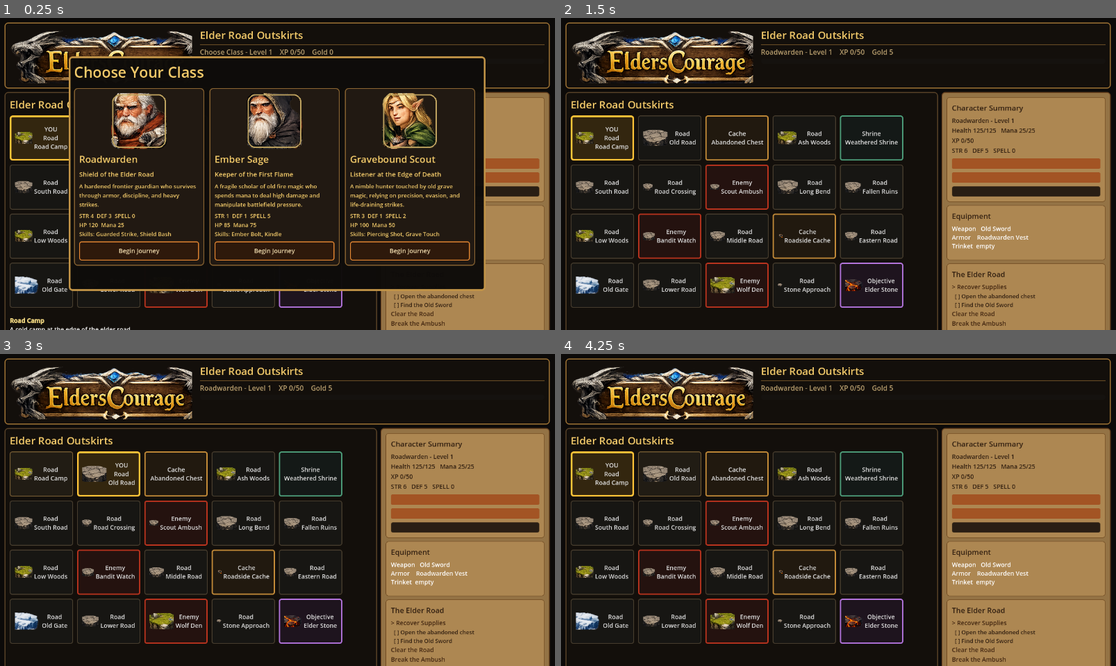
Above: before the commit, frames 1-4 (two rows, left to right).
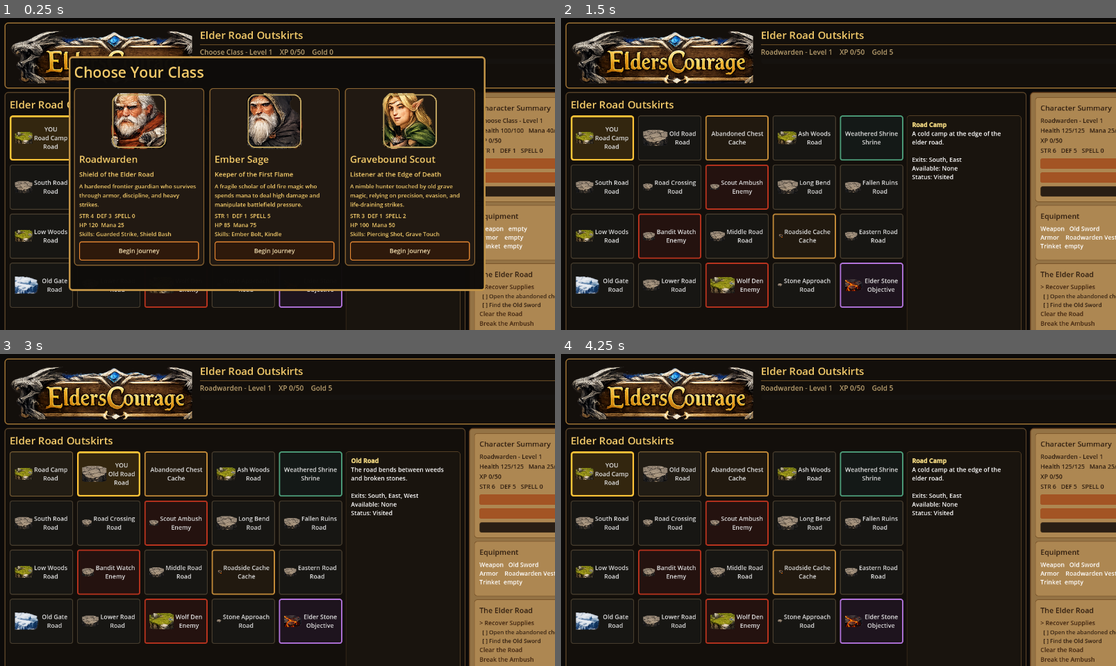
Above: after the commit, the same moments.

Repository: dshills/EldersCourage
Game: Godot game, scene res://scenes/phase3/ElderRoadOutskirts.tscn
The game is run twice, just before and just after one commit, with the same random seed, the same clock (stepped at 60 frames per second) and the same inputs.
Inputs (mouse positions are in pixels of both pictures, inside the frame that each line leads up to):
- Up to frame 1 (0.25 s): no input
- Up to frame 2 (1.5 s): click "Begin Journey" at 0.5 s; click (599, 136) at 1.25 s, where only the run before the commit has a clickable "YOU Road Road Camp"
- Up to frame 3 (3 s): click (38, 472) at 2 s, where only the run after the commit has a clickable "YOU Road Camp Road"; click (111, 472) at 2.75 s, where only the run before the commit has a clickable "Road Old Road"
- Up to frame 4 (4.25 s): click (599, 472) at 3.5 s, where only the run before the commit has a clickable "Road Road Camp"

The runs differ from the first frame. In frame 1, 5.4% of the frame differs, in the area x 1-100%, y 1-100%; in frame 2, 18%; in frame 3, 18%; in frame 4, 18%, in the area x 6-100%, y 1-100%.

Commit message:
Improve phase 7 map details

Diff:
--- a/game/scripts/phase3/elder_road_outskirts.gd
+++ b/game/scripts/phase3/elder_road_outskirts.gd
@@ -173,19 +173,30 @@
 	var title := _gold_label("Elder Road Outskirts")
 	title.add_theme_font_size_override("font_size", 24)
 	box.add_child(title)
+	var content := HBoxContainer.new()
+	content.size_flags_horizontal = Control.SIZE_EXPAND_FILL
+	content.size_flags_vertical = Control.SIZE_EXPAND_FILL
+	content.add_theme_constant_override("separation", UITheme.SECTION_GAP)
+	box.add_child(content)
 	map_grid = GridContainer.new()
 	map_grid.columns = 5
 	map_grid.size_flags_horizontal = Control.SIZE_EXPAND_FILL
 	map_grid.size_flags_vertical = Control.SIZE_EXPAND_FILL
 	map_grid.add_theme_constant_override("h_separation", UITheme.TILE_GAP)
 	map_grid.add_theme_constant_override("v_separation", UITheme.TILE_GAP)
-	box.add_child(map_grid)
+	content.add_child(map_grid)
+	var detail_panel := PanelContainer.new()
+	detail_panel.custom_minimum_size = Vector2(260, 0)
+	detail_panel.size_flags_vertical = Control.SIZE_EXPAND_FILL
+	detail_panel.add_theme_stylebox_override("panel", _stylebox(Color(0.10, 0.078, 0.055), UITheme.color("border_muted"), 1, 6))
+	content.add_child(detail_panel)
 	location_details = RichTextLabel.new()
 	location_details.bbcode_enabled = true
 	location_details.fit_content = true
-	location_details.custom_minimum_size = Vector2(0, 98)
+	location_details.custom_minimum_size = Vector2(240, 0)
+	location_details.size_flags_vertical = Control.SIZE_EXPAND_FILL
 	location_details.add_theme_font_size_override("normal_font_size", 14)
-	box.add_child(location_details)
+	detail_panel.add_child(location_details)
 	return panel
 
 func _build_side_panel() -> Control:
@@ -511,7 +522,7 @@
 		button.icon = texture
 		button.expand_icon = true
 		button.text = _tile_text(tile)
-		button.tooltip_text = "%s\n%s" % [tile.get("name", "Tile"), _location_description(tile)]
+		button.tooltip_text = str(UIViewModels.get_tile_view_model(state, tile).get("tooltip", ""))
 		button.add_theme_stylebox_override("normal", _tile_style(tile))
 		button.add_theme_stylebox_override("hover", _stylebox(Color(0.18, 0.14, 0.09), Color(0.95, 0.73, 0.34), 2, 5))
 		button.pressed.connect(func(tile_position := _tile_position(tile)) -> void: _move_to_adjacent(tile_position))
--- a/game/scripts/ui/ui_view_models.gd
+++ b/game/scripts/ui/ui_view_models.gd
@@ -76,7 +76,7 @@
 		"name": str(tile.get("name", "Tile")),
 		"marker": marker,
 		"current": is_current,
-		"label": "%s%s\n%s" % ["YOU\n" if is_current else "", marker, tile.get("name", "Tile")],
+		"label": "%s%s\n%s" % ["YOU\n" if is_current else "", tile.get("name", "Tile"), marker],
 		"tooltip": "%s\n%s" % [tile.get("name", "Tile"), _location_description(game_state, tile)],
 	}
 
